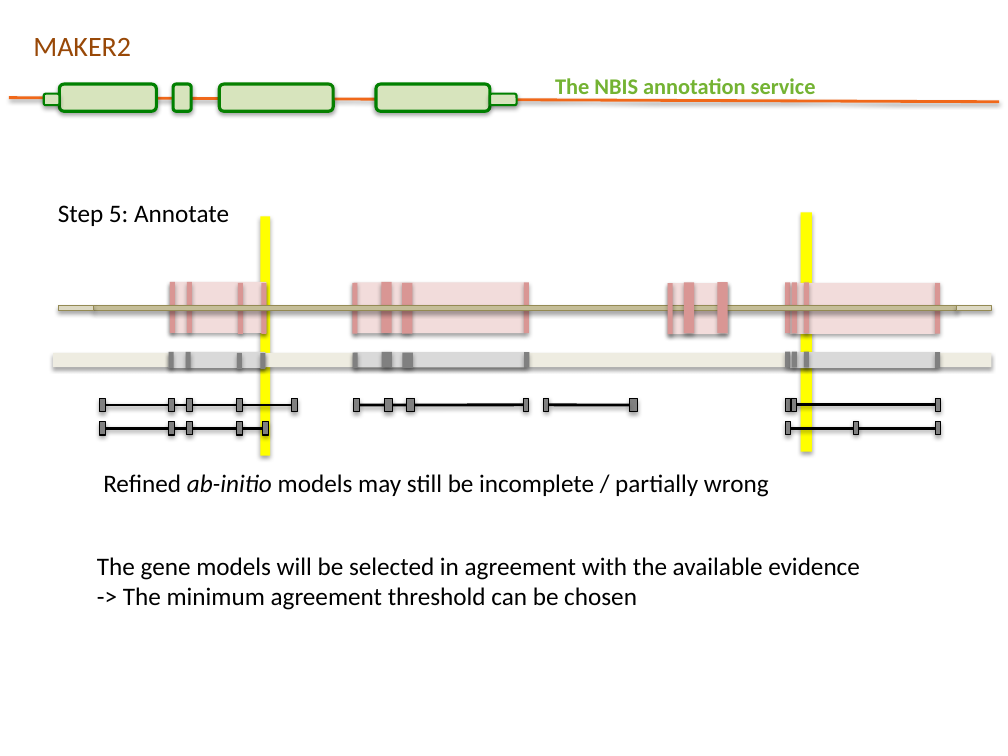
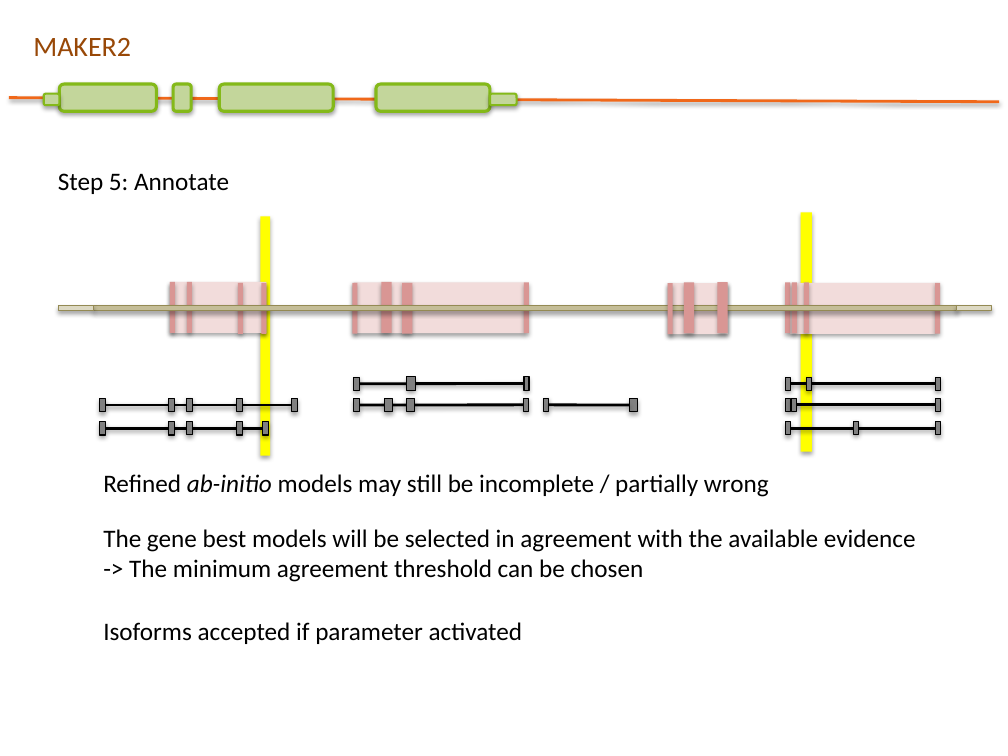
Before and after one commit to SGBC/course, a slide deck: slide 61 of docs/nbis_annotation/slides/Structural_annotation.pptx (slide 45 before the commit). Drawn at 1008x756 pixels with LibreOffice and Linux fonts; fonts in the diff are those of the drawing; background and template pictures are left out. Boxes give left, top, right and bottom in pixels: in the first picture for what was removed or moved away, otherwise in the second. Text is boxed around its words. In the diff, an @@ line names an element or a change of style, - is before the commit and + after.

Commit message:
update slide

```diff
--- a/docs/nbis_annotation/slides/Structural_annotation.pptx
+++ b/docs/nbis_annotation/slides/Structural_annotation.pptx
@@ rounded rectangle at (220,84,334,111): fill #D7E4BD to #C3D69B; outline #078000 2.25 pt to #84B919 2.25 pt @@
@@ fill #D7E4BD to #C3D69B; outline #008000 2.25 pt to #84B919 2.25 pt in 3 elements at (59,84,156,111), (173,84,192,111), (376,84,490,111) @@
@@ text removed at (555,78,816,100) @@
-The NBIS annotation service
@@ rounded rectangle at (43,94,59,105): fill #D7E4BD to #C3D69B; outline #008000 1.5 pt to #84B919 1.5 pt @@
@@ rounded rectangle at (490,94,516,105): fill #D7E4BD to #C3D69B; outline #008000 1.5 pt to #84B919 1.5 pt @@
@@ text "Step 5: Annotate": place and size @@
-text "Step 5: Annotate" at (58,205,229,226)
+text "Step 5: Annotate" at (58,173,229,194)
@@ rectangle removed at (53,353,992,367) @@
@@ rectangle removed at (168,352,265,368) @@
@@ rectangle removed at (168,352,173,368) @@
@@ rectangle removed at (185,352,191,368) @@
@@ rectangle removed at (237,353,242,369) @@
@@ rectangle removed at (260,353,265,369) @@
@@ rectangle removed at (354,352,524,367) @@
@@ rectangle removed at (382,352,392,367) @@
@@ rectangle removed at (790,352,935,368) @@
@@ rectangle removed at (792,352,797,368) @@
@@ 4 rectangles: place and size @@
-4 rectangles at (353,352,940,368)
+4 rectangles at (354,377,940,390)
@@ line added from (360, 384) to (524, 383), #000000 2 pt @@
@@ outline none to #000000 0.75 pt in 6 elements at (524,377,529,390), (935,377,940,390), (785,377,790,390), (354,377,360,390), (806,377,811,390), (407,377,415,390) @@
@@ rectangle: place and size @@
-rectangle at (402,353,412,368)
+rectangle at (407,377,415,390)
@@ line added from (790, 384) to (935, 384), #000000 2 pt @@
@@ rectangle: place and size @@
-rectangle at (803,352,808,368)
+rectangle at (806,377,811,390)
@@ text "The gene best models will ...": place and size @@
-text "The gene best models will ..." at (97,557,860,610)
+text "The gene best models will ..." at (103,529,916,582)
@@ text at (103,529,916,552): text changed @@
-The gene models will be selected in agreement with the available evidence
+The gene best models will be selected in agreement with the available evidence
@@ text added at (103,622,523,644), 18 pt, text #000000 @@
+Isoforms accepted if parameter activated
```
Also in this commit, not shown: 53 other slides changed, 18 slides added, 2 slides removed, 2 other files.
